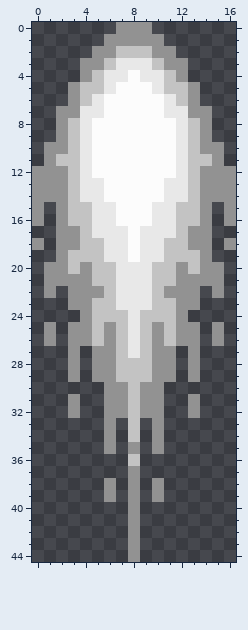
A pixel-art sprite gets an edit: Assets/Textures/ExtraTextures/FireTexture.png. The picture above was drawn from the file before the commit.
The file is 34x90 pixels, drawn in blocks of 2x2; one block is one cell here.
New version:
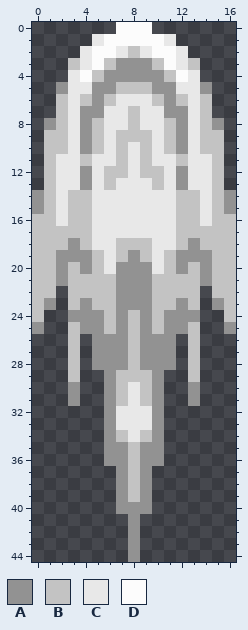
Palette (. is transparent): A #929292  B #c3c3c3  C #e8e8e8  D #fcfcfc
Change:
@@ x 0..16 @@
- 0 .......AAA.......
- 1 ......AAAAA......
- 2 .....AABBBAA.....
- 3 ....AABCCCBAA....
- 4 ....ABCCDCCBA....
- 5 ...ABBCDDDCBBA...
- 6 ...ABCDDDDDCBA...
- 7 ..AACCDDDDDCCAA..
- 8 ..ABCDDDDDDDCBA..
- 9 ..ABCDDDDDDDCBA..
-10 .AABCDDDDDDDCBAA.
-11 .ABBCDDDDDDDCBBA.
-12 AAABCDDDDDDDCBAAA
-13 AAABCCDDDDDCCBAAA
-14 AAABCCDDDDDCCBAAA
-15 A.ABBCCDDDCCBBA.A
-16 A.ABBCCDDDCCBBA.A
-17 ..AABCCCDCCCBAA..
-18 A.AABBCCDCCBBAA.A
-19 ..ABBBCCDCCBBBA..
-20 .AABABBCCCBBABAA.
-21 .AAAABBCCCBBAAAA.
-22 .A.AAABCCCBAAA.A.
-23 ...AABBCCCBBAA...
-24 ....ABBBCBBBA....
-25 .A.AABABCBABAA.A.
-26 .A.AABABCBABAA.A.
-27 ...A.AABCBAA.A...
-28 ...A.AABBBAA.A...
-29 ...A.AABBBAA.A...
-30 ......AABAA......
-31 ...A..AABAA..A...
-32 ...A..AABAA..A...
-33 ......A.B.A......
-34 ......A.B.A......
-35 ......A.A.A......
-36 ........B........
-37 ........A........
-38 ......A.A.A......
-39 ......A.A.A......
-40 ........A........
+ 0 .......DDD.......
+ 1 .....CDDDDDC.....
+ 2 ....CDDCBCDDC....
+ 3 ...BCDBAAABDCB...
+ 4 ...CDBAAAAABDC...
+ 5 ..ACCAABBBAACCA..
+ 6 ..BCBABCCCBABCB..
+ 7 ..BCAACCBCCAACB..
+ 8 .ABCABCCBCCBACBA.
+ 9 .BBCABCBBBCBACBB.
+10 .BBCABCBCBCBACBB.
+11 .BCCBCCBCBCCBCCB.
+12 .BCCACBBCBBCACCB.
+13 .BCCACBCCCBCACCB.
+14 ABCBBCCCCCCCBBCBA
+15 ABCBBCCCCCCCBBCBA
+16 BBCBBCCCCCCCBBCBB
+17 BBBBBCCCCCCCBBBBB
+18 BBBABCCBBBCCBABBB
+19 BBAAABCBABCBAAABB
+20 BBABABCAAACBABABB
+21 BBABBBBAAABBBBABB
+22 BB.BBBBAAABBBB.BB
+23 BA.BABBAAABBAB.AB
+24 B..AAABABABAAA..B
+25 A..BAABABABAAB..A
+26 ...B.AAABAAA.B...
+27 ...B.AAABAAA.B...
+28 ...B.AAABAAA.B...
+29 ...B..ABBBA..B...
+30 ...A..ABCBA..A...
+31 ...A..ABCBA..A...
+32 ......ACCCA......
+33 ......ACCCA......
+34 ......ABCBA......
+35 ......AABAA......
+36 ......AABAA......
+37 .......ABA.......
+38 .......ABA.......
+39 .......ABA.......
+40 .......AAA.......
 41 ........A........
Changed places in both pictures, as pixel boxes (x1, y1, x2, y2):
changed: (32, 22, 236, 514)
